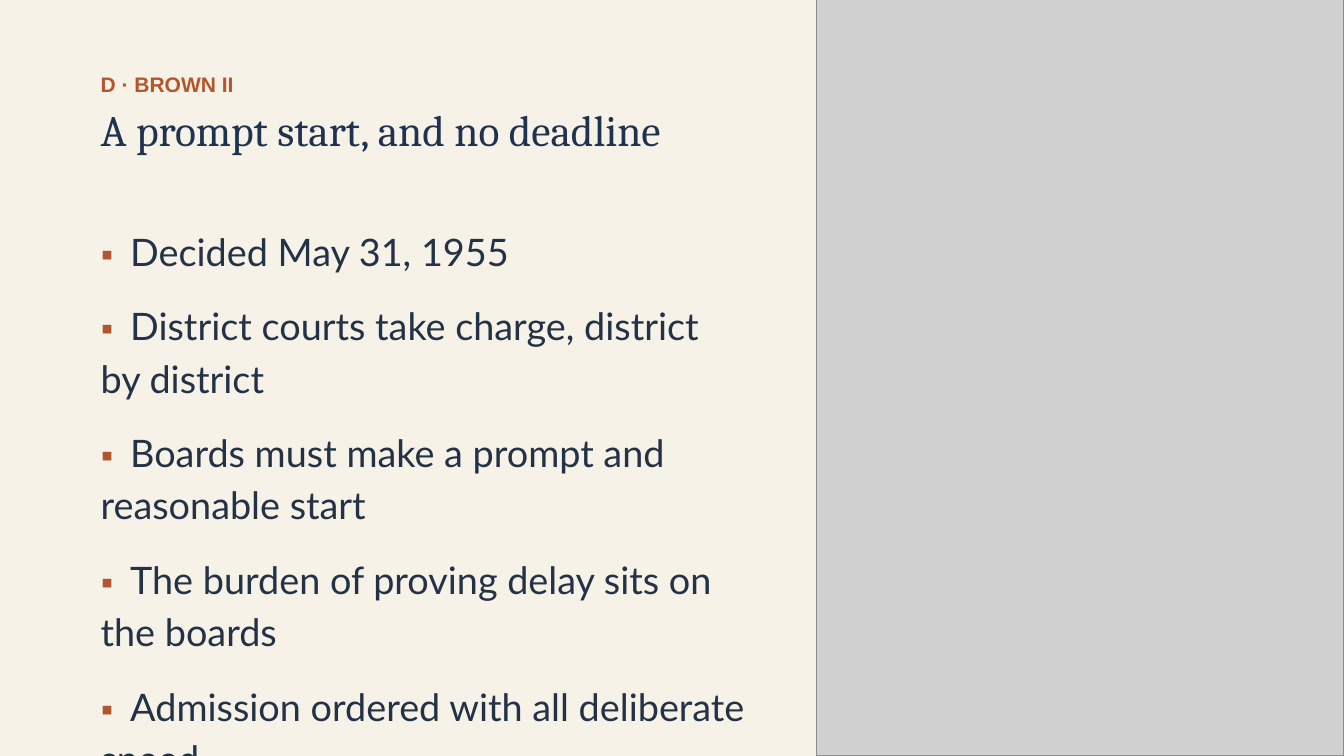
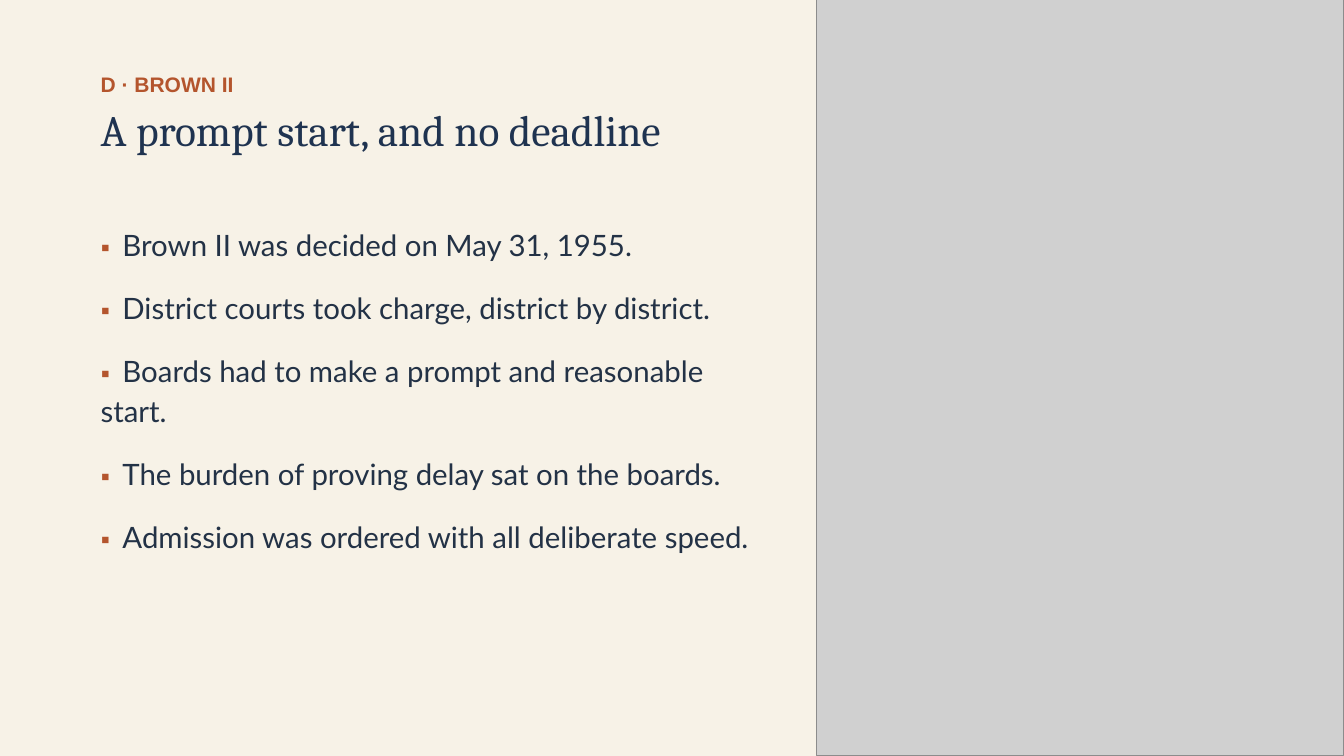
Before and after one commit to ab17gthb/humanities-curriculum-group, a slide deck: slide 13 of civil-rights/lesson-02/lesson-02-slides.pptx. Drawn at 1344x756 pixels with LibreOffice and Linux fonts; fonts in the diff are those of the drawing; grey boxes stand for pictures. Boxes give left, top, right and bottom in pixels: in the first picture for what was removed or moved away, otherwise in the second. Text is boxed around its words. In the diff, an @@ line names an element or a change of style, - is before the commit and + after.

Commit message:
Rollout: Civil Rights L2 reworked and live (Brown and the Massive Resistance)

```diff
--- a/civil-rights/lesson-02/lesson-02-slides.pptx
+++ b/civil-rights/lesson-02/lesson-02-slides.pptx
@@ text at (101,234,749,553): text changed; size 27 to 21 pt @@
-▪ Decided May 31, 1955
-▪ District courts take charge, district by district
-▪ Boards must make a prompt and reasonable start
-▪ The burden of proving delay sits on the boards
-▪ Admission ordered with all deliberate speed
+▪ Brown II was decided on May 31, 1955.
+▪ District courts took charge, district by district.
+▪ Boards had to make a prompt and reasonable start.
+▪ The burden of proving delay sat on the boards.
+▪ Admission was ordered with all deliberate speed.
```
Also in this commit, not shown: 7 other slides changed, 6 other files.
